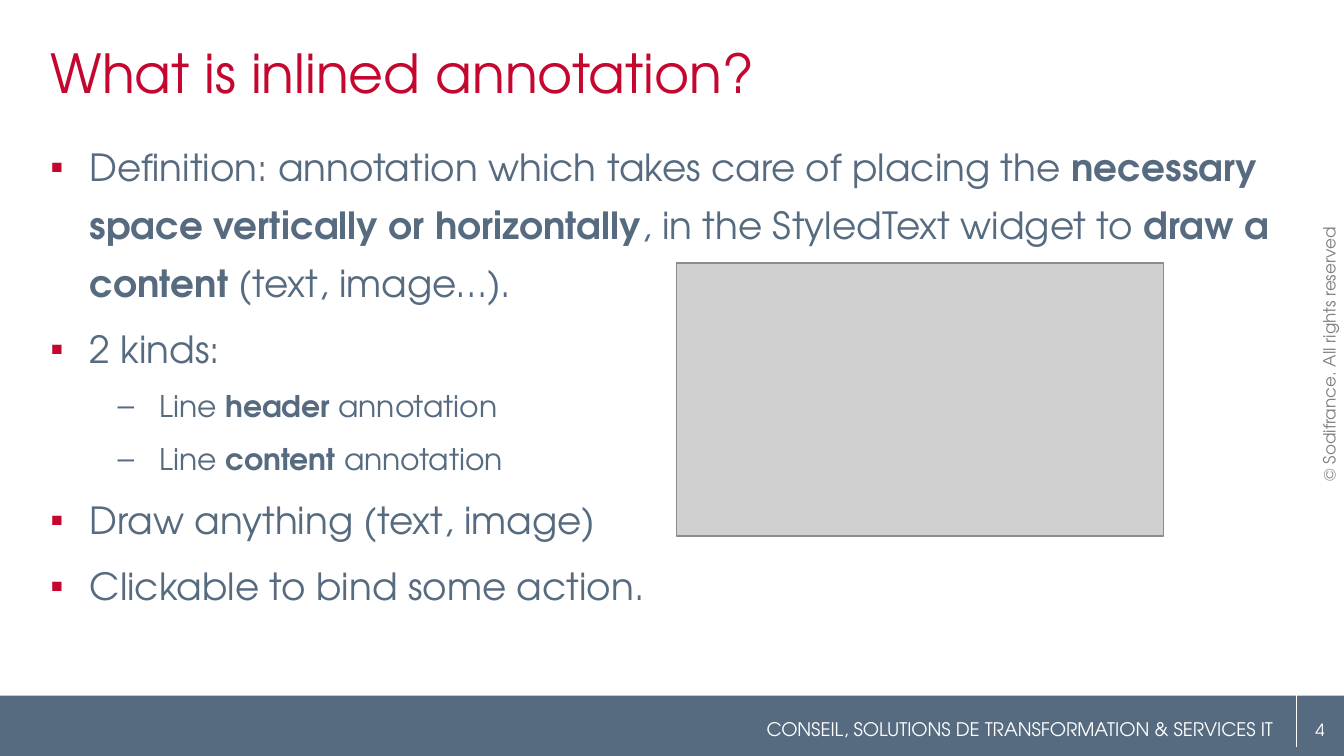
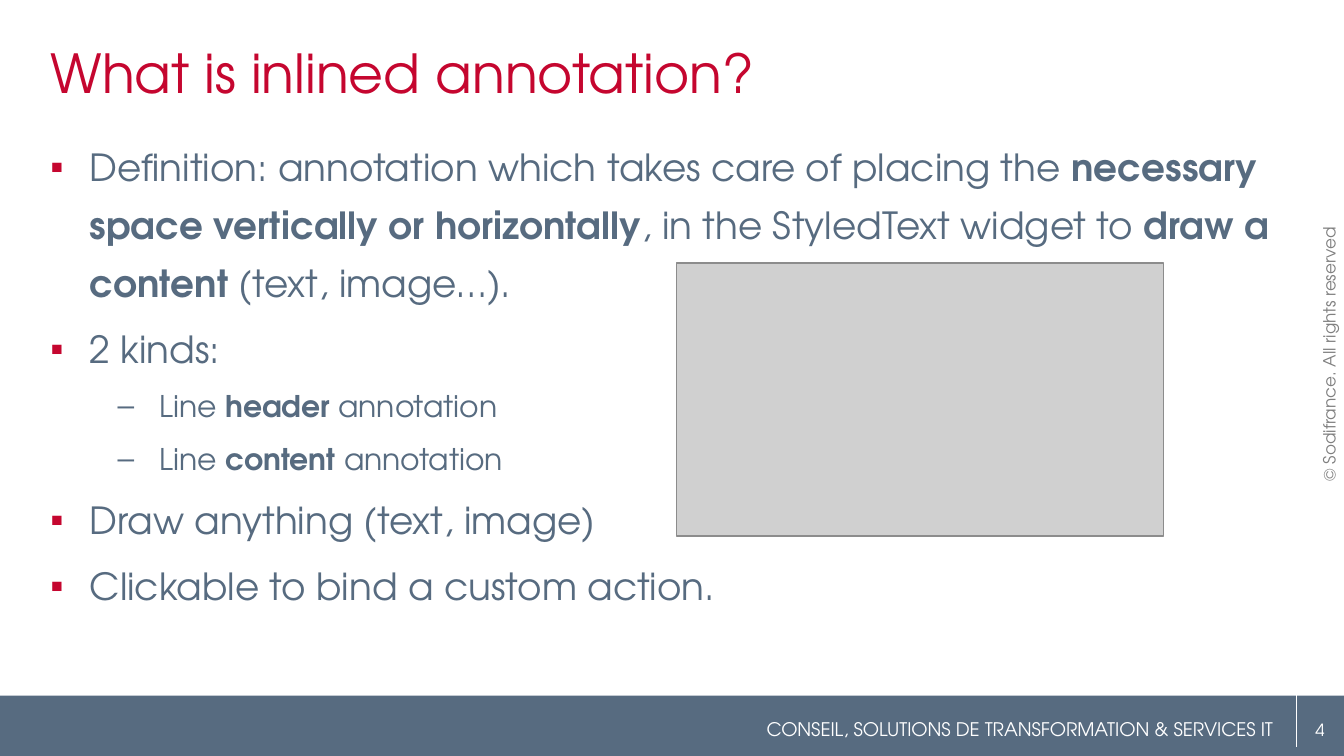
Before and after one commit to angelozerr/EclipseConFrance2018, a slide deck: slide 4 of EclipseConFrance2018_CodeMining.pptx. Drawn at 1344x756 pixels with LibreOffice and Linux fonts; fonts in the diff are those of the drawing; grey boxes stand for pictures; background and template pictures are left out. Boxes give left, top, right and bottom in pixels: in the first picture for what was removed or moved away, otherwise in the second. Text is boxed around its words. In the diff, an @@ line names an element or a change of style, - is before the commit and + after.

```diff
--- a/EclipseConFrance2018_CodeMining.pptx
+++ b/EclipseConFrance2018_CodeMining.pptx
@@ text at <box>90,572,716,601</box>: text changed @@
-▪ Clickable to bind some action.
+▪ Clickable to bind a custom action.
```
Also in this commit, not shown: 13 other slides changed, 6 slides added, 2 slides removed, 5 other files.
